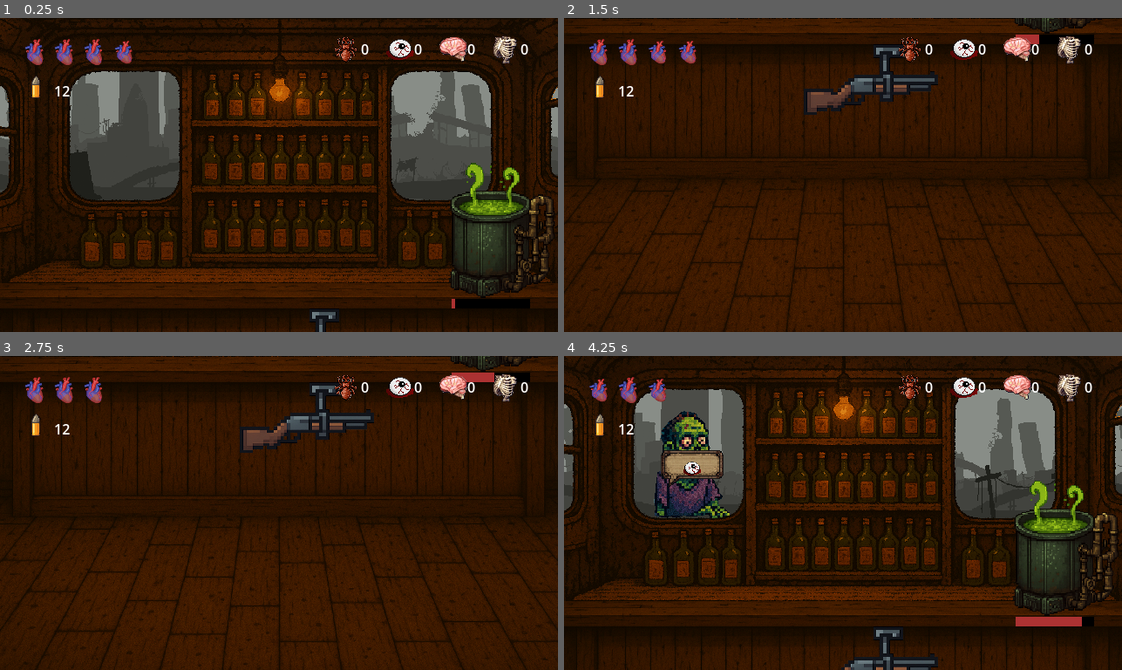
Above: before the commit, frames 1-4 (two rows, left to right).
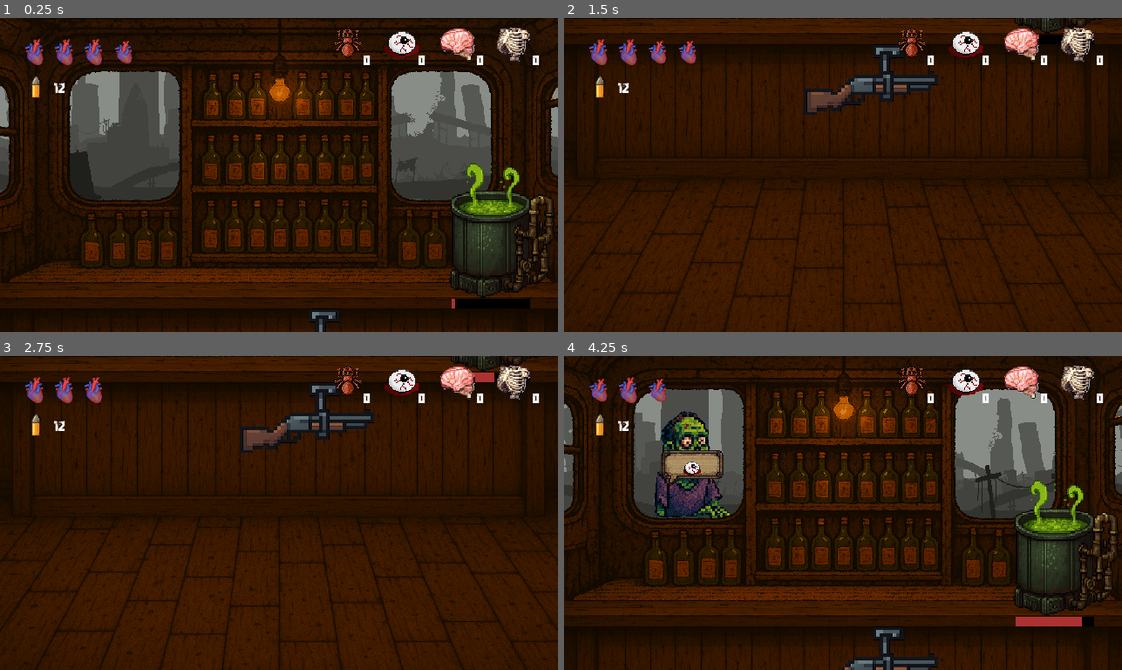
Above: after the commit, the same moments.

Repository: Iaotle/zombie-soup
Game: Godot game, scene res://Scenes/main.tscn
Two runs of this game, one before a commit and one after it. Both use one fixed random seed, a clock stepped at 60 frames per second and the inputs below. Sound files missing from this copy of the repository are replaced by a short silence.
Inputs (mouse positions are in pixels of both pictures, inside the frame that each line leads up to):
- Up to frame 1 (0.25 s): no input
- Up to frame 2 (1.5 s): move the mouse to (965, 159) at 0.52 s; hold Mouse wheel down (scroll_down) 0.53-1.25 s; click (965, 159) at 0.67 s; drag from (731, 190) to (815, 237) at 1.27 s
- Up to frame 3 (2.75 s): move the mouse to (334, 443) at 2.02 s; hold Space (spacebar) from 2.03 s (still down); click (334, 443) at 2.17 s
- Up to frame 4 (4.25 s): release Space (spacebar) at 2.75 s; drag from (815, 575) to (675, 465) at 2.77 s; move the mouse to (1010, 560) at 3.52 s; hold Mouse wheel up (scroll_up) from 3.53 s (still down); click (1010, 560) at 3.67 s

The runs differ from the first frame. In frame 1, 1.9% of the frame differs, in the area x 9-97%, y 3-25%; in frame 2, 1.9%; in frame 3, 1.9%; in frame 4, 1.9%.

Commit message:
custom font

Diff:
--- a/Scenes/inventory_ui.tscn
+++ b/Scenes/inventory_ui.tscn
@@ -15,13 +15,17 @@
 offset_top = 10.0
 offset_right = 621.0
 offset_bottom = 50.0
+theme_override_constants/separation = 24
 
 [node name="Ants" type="TextureRect" parent="HBoxContainer"]
-custom_minimum_size = Vector2(57, 0)
+custom_minimum_size = Vector2(36, 0)
 layout_mode = 2
+texture = ExtResource("1_brbew")
+expand_mode = 4
 script = ExtResource("2_6o8f3")
 
 [node name="Sprite2D" type="Sprite2D" parent="HBoxContainer/Ants"]
+visible = false
 position = Vector2(1, 10)
 scale = Vector2(0.02, 0.02)
 texture = ExtResource("1_brbew")
@@ -29,34 +33,40 @@
 
 [node name="Label" type="Label" parent="HBoxContainer/Ants"]
 layout_mode = 0
-offset_left = 33.0
-offset_top = 14.0
-offset_right = 58.0
-offset_bottom = 37.0
+offset_left = 36.0
+offset_top = 30.0
+offset_right = 61.0
+offset_bottom = 53.0
 text = "0"
 
 [node name="Eyes" type="TextureRect" parent="HBoxContainer"]
-custom_minimum_size = Vector2(57, 0)
+custom_minimum_size = Vector2(36, 0)
 layout_mode = 2
+texture = ExtResource("2_7oojl")
+expand_mode = 2
 
 [node name="Sprite2D" type="Sprite2D" parent="HBoxContainer/Eyes"]
+visible = false
 position = Vector2(1, 10)
 texture = ExtResource("2_7oojl")
 centered = false
 
 [node name="Label" type="Label" parent="HBoxContainer/Eyes"]
 layout_mode = 0
-offset_left = 33.0
-offset_top = 14.0
-offset_right = 58.0
-offset_bottom = 37.0
+offset_left = 39.0
+offset_top = 30.0
+offset_right = 64.0
+offset_bottom = 53.0
 text = "0"
 
 [node name="Brains" type="TextureRect" parent="HBoxContainer"]
-custom_minimum_size = Vector2(57, 0)
+custom_minimum_size = Vector2(36, 0)
 layout_mode = 2
+texture = ExtResource("3_6o8f3")
+expand_mode = 2
 
 [node name="Sprite2D" type="Sprite2D" parent="HBoxContainer/Brains"]
+visible = false
 position = Vector2(1, 10)
 scale = Vector2(0.2, 0.2)
 texture = ExtResource("3_6o8f3")
@@ -64,17 +74,20 @@
 
 [node name="Label" type="Label" parent="HBoxContainer/Brains"]
 layout_mode = 0
-offset_left = 33.0
-offset_top = 14.0
-offset_right = 58.0
-offset_bottom = 37.0
+offset_left = 42.0
+offset_top = 30.0
+offset_right = 67.0
+offset_bottom = 53.0
 text = "0"
 
 [node name="Bones" type="TextureRect" parent="HBoxContainer"]
-custom_minimum_size = Vector2(57, 0)
+custom_minimum_size = Vector2(36, 0)
 layout_mode = 2
+texture = ExtResource("4_m65me")
+expand_mode = 2
 
 [node name="Sprite2D" type="Sprite2D" parent="HBoxContainer/Bones"]
+visible = false
 position = Vector2(1, 10)
 scale = Vector2(0.2, 0.2)
 texture = ExtResource("4_m65me")
@@ -82,8 +95,8 @@
 
 [node name="Label" type="Label" parent="HBoxContainer/Bones"]
 layout_mode = 0
-offset_left = 33.0
-offset_top = 14.0
-offset_right = 58.0
-offset_bottom = 37.0
+offset_left = 42.0
+offset_top = 30.0
+offset_right = 67.0
+offset_bottom = 53.0
 text = "0"
--- a/project.godot
+++ b/project.godot
@@ -27,6 +27,10 @@
 
 enemies=""
 
+[gui]
+
+theme/custom_font="uid://bk73s4kakbl1h"
+
 [input]
 
 scroll_up={
--- /dev/null
+++ b/src/h_box_container.gd
@@ -0,0 +1,6 @@
+extends HBoxContainer
+
+@export var sep = 24
+
+func _ready() -> void:
+	add_theme_constant_override("separation", sep)
Binary file added: Chernobyl.otf
Not shown, added: Chernobyl.otf.import
Not shown, added: src/h_box_container.gd.uid
